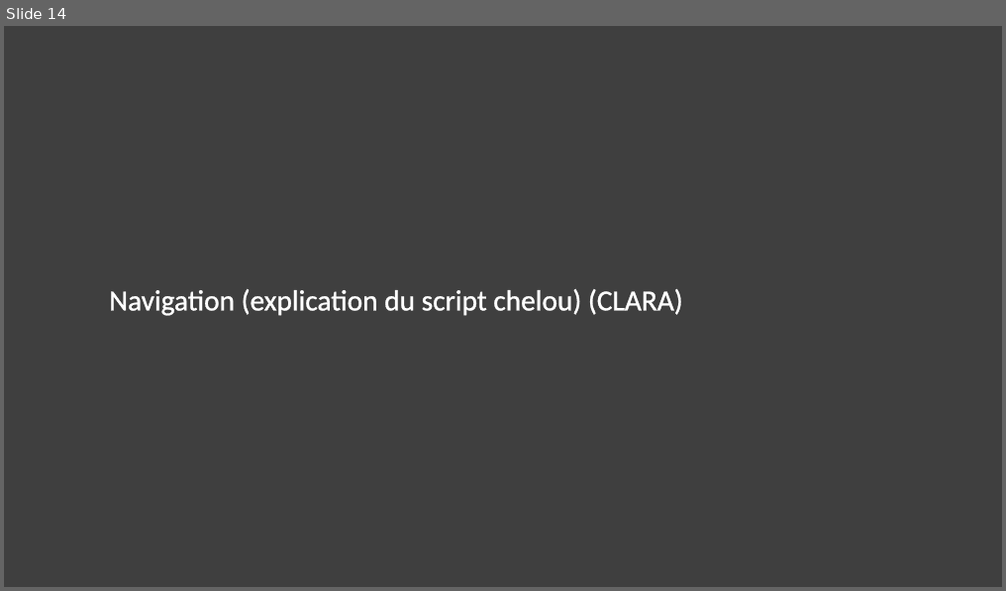
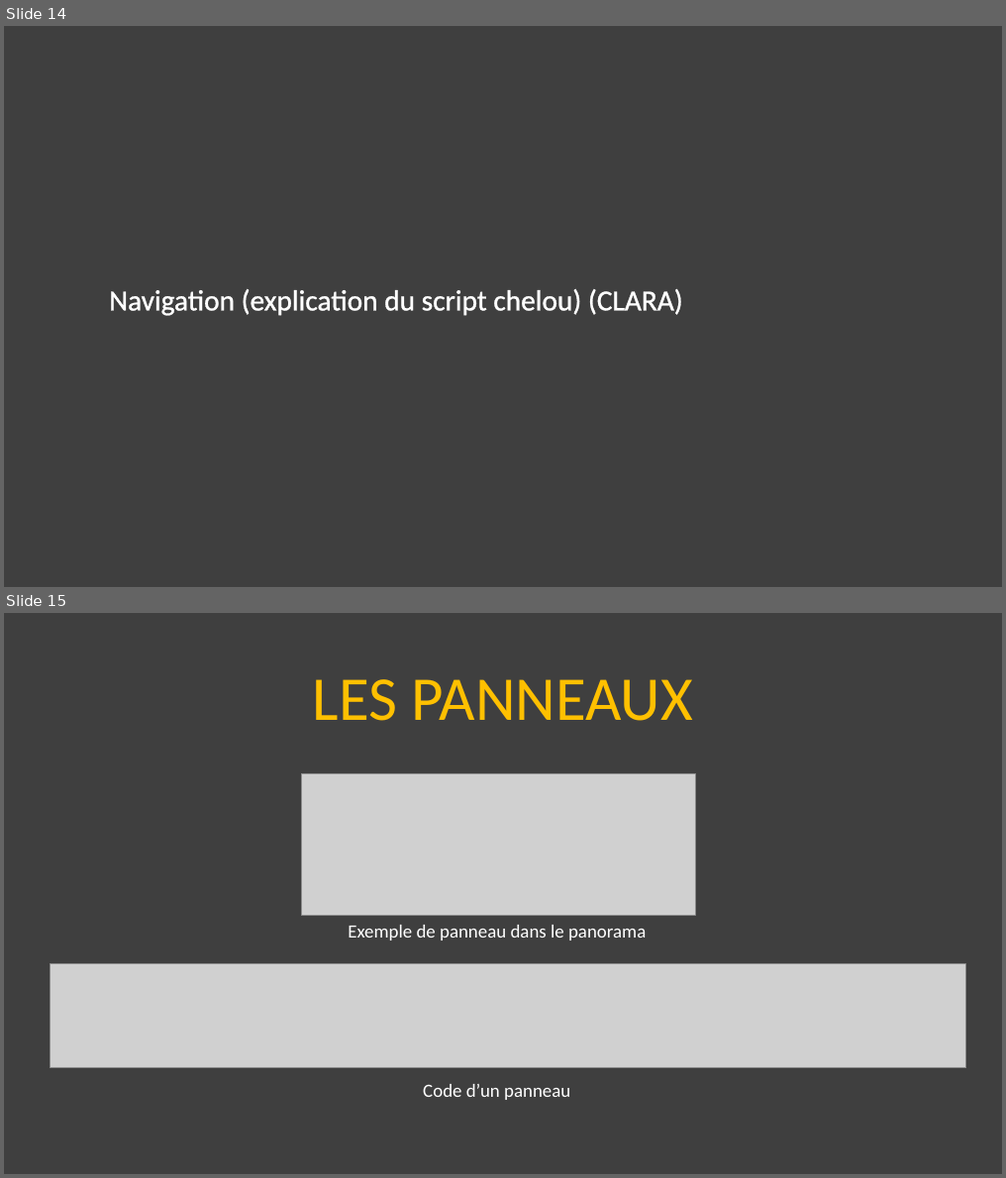
Before and after one commit to Victor-Mom/Projet-Tut-Documentation, a slide deck: Soutenance finale/soutenance_finale.pptx. Shown one above the other, each under a label of ours: slide 14 before the commit, slides 14 and 15 after it. The pictures are 1006x591 and 1006x1178 pixels, drawn with LibreOffice and Linux fonts; fonts in the diff are those of the drawing; grey boxes stand for pictures. Boxes give left, top, right and bottom in pixels: in the first picture for what was removed or moved away, otherwise in the second. Text is boxed around its words. In the diff, an @@ line names an element or a change of style, - is before the commit and + after.

```diff
--- a/Soutenance finale/soutenance_finale.pptx
+++ b/Soutenance finale/soutenance_finale.pptx
@@ slide 15 added at [4,613,1002,1174], background #3F3F3F @@
@@ title added at [313,679,693,721], 60 pt, text #FFC000 @@
+LES PANNEAUX
@@ picture added at [302,774,696,916] @@
@@ text added at [348,925,646,941], 18 pt, text #FFFFFF @@
+Exemple de panneau dans le panorama
@@ picture added at [51,964,966,1068] @@
@@ text added at [423,1084,570,1100], 18 pt, text #FFFFFF @@
+Code d’un panneau
```
Also in this commit, not shown: 2 slides changed, 2 other slides added, 1 slide removed.
